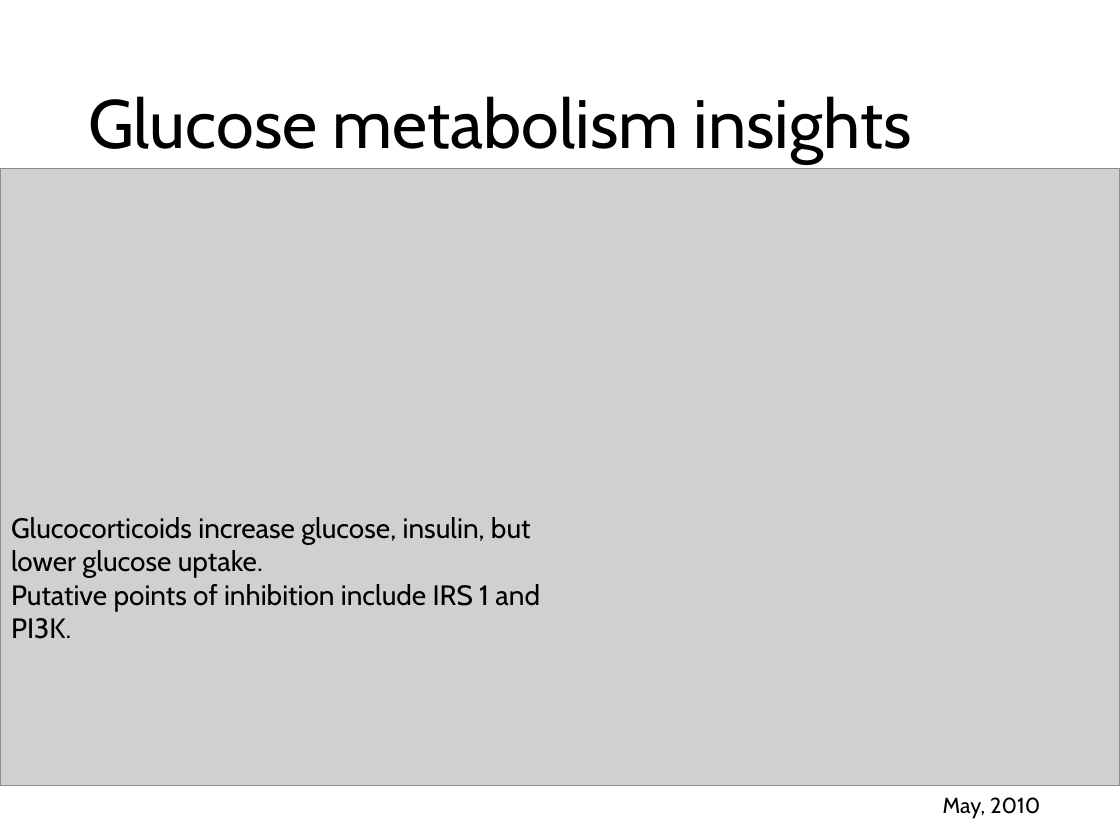
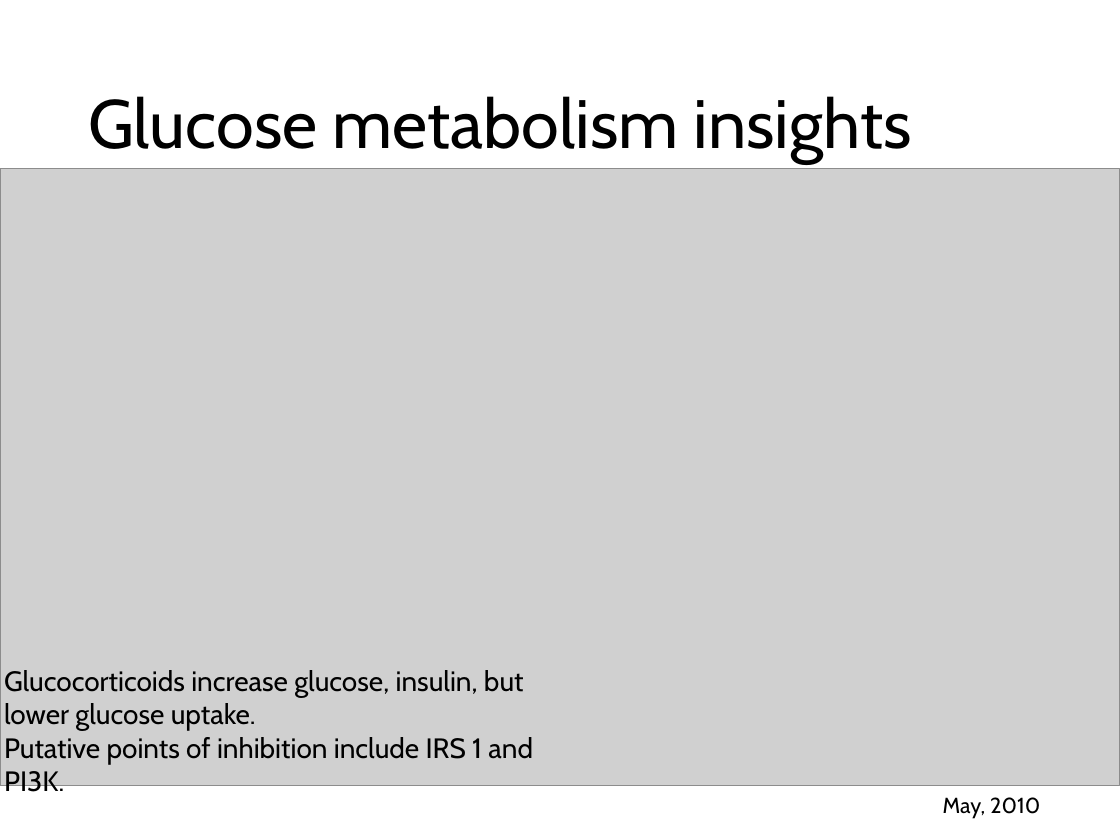
Before and after one commit to nvalexander/dissertation, a slide deck: slide 37 of defense.pptx. Drawn at 1120x840 pixels with LibreOffice and Linux fonts; fonts in the diff are those of the drawing; grey boxes stand for pictures. Boxes give left, top, right and bottom in pixels: in the first picture for what was removed or moved away, otherwise in the second. Text is boxed around its words. In the diff, an @@ line names an element or a change of style, - is before the commit and + after.

```diff
--- a/defense.pptx
+++ b/defense.pptx
@@ text "Glucocorticoids increase glucose, insulin, but ..." rewrapped from [11, 517, 540, 639] to [4, 670, 533, 798] @@
```
Also in this commit, not shown: 3 other slides changed, 4 slides added.
